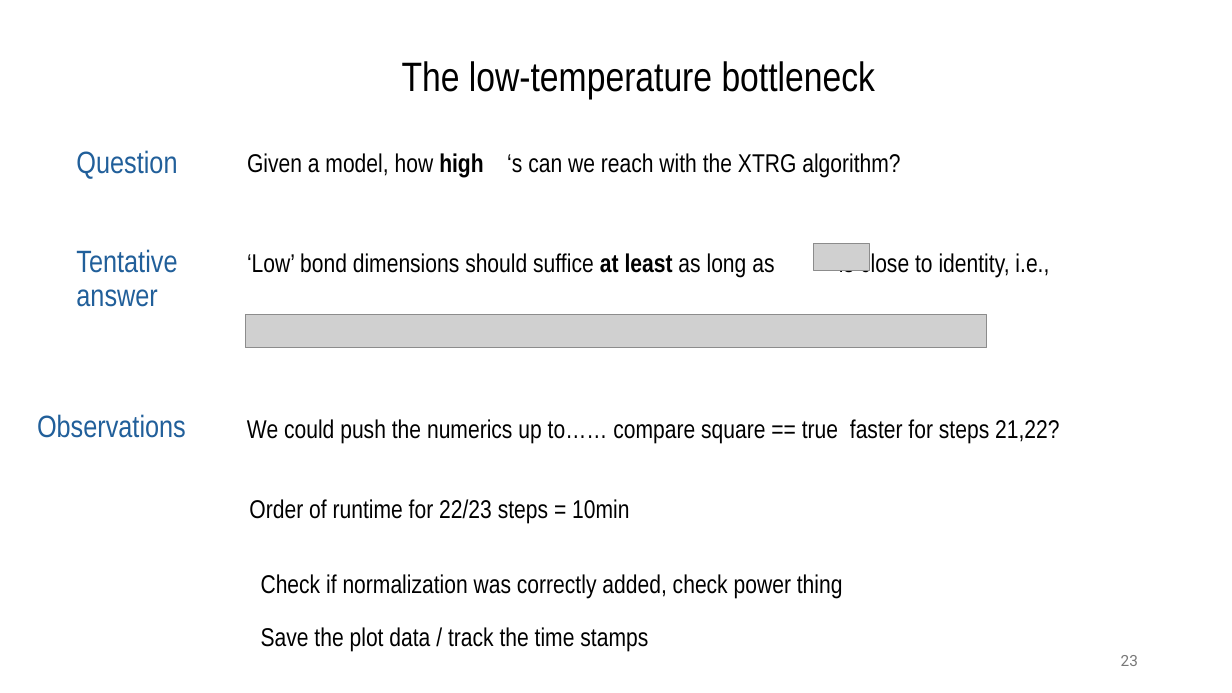
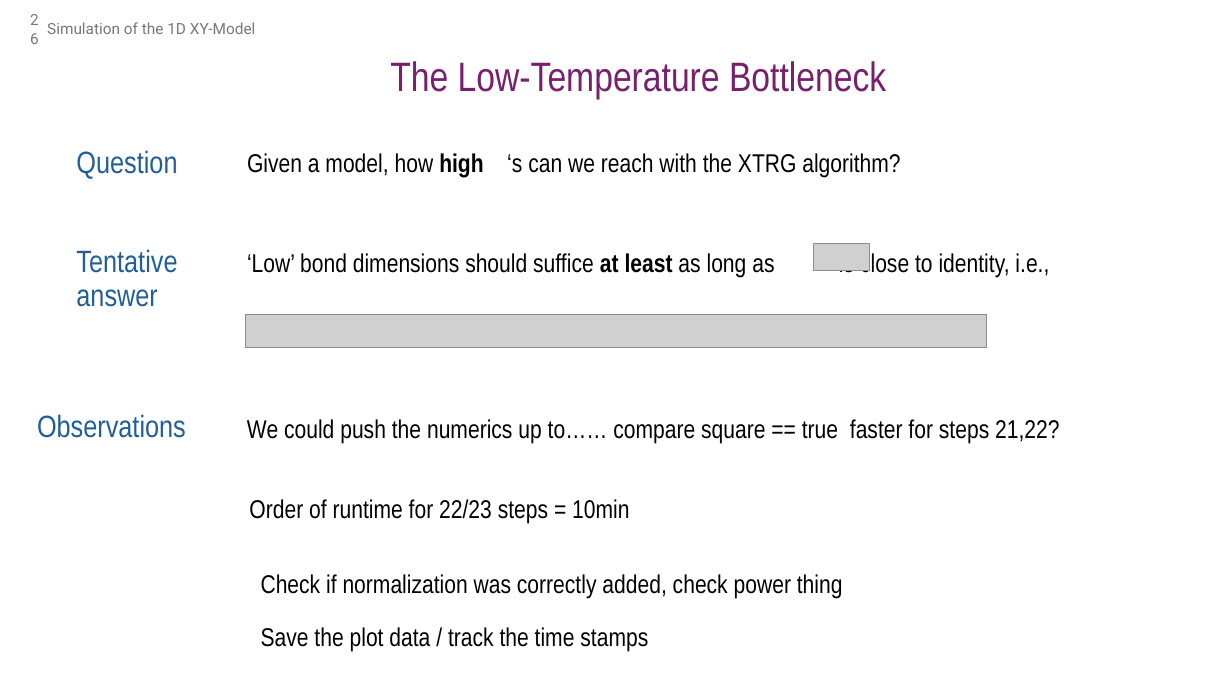
Before and after one commit to MrHighsenberg/XTRG-Algorithm, a slide deck: slide 26 of presentation/Term_Project_XTRG_Presentation.pptx (slide 23 before the commit). Drawn at 1232x693 pixels with LibreOffice and Linux fonts; fonts in the diff are those of the drawing; grey boxes stand for pictures; background and template pictures are left out. Boxes give left, top, right and bottom in pixels: in the first picture for what was removed or moved away, otherwise in the second. Text is boxed around its words. In the diff, an @@ line names an element or a change of style, - is before the commit and + after.

```diff
--- a/presentation/Term_Project_XTRG_Presentation.pptx
+++ b/presentation/Term_Project_XTRG_Presentation.pptx
@@ page number added at (x1=12, y1=10, x2=48, y2=47), 12 pt, text #797979 @@
+26
@@ text added at (x1=47, y1=22, x2=255, y2=34), 12 pt, text #797979 @@
+Simulation of the 1D XY-Model
@@ text at (x1=390, y1=61, x2=886, y2=99): text changed; text colour #000000 to #78206E @@
-The low-temperature bottleneck
+The Low-Temperature Bottleneck
@@ page number removed at (x1=1121, y1=655, x2=1138, y2=666) @@
-23
```
Also in this commit, not shown: 22 other slides changed, 5 slides added, 2 slides removed, 7 other files.
